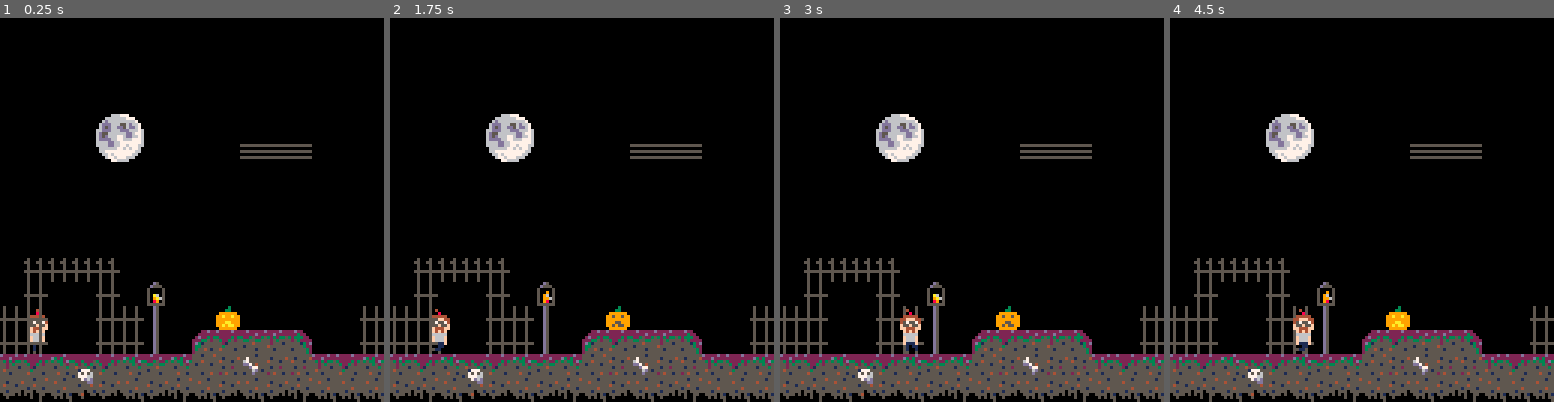
Above: before the commit, frames 1-4 (left to right).
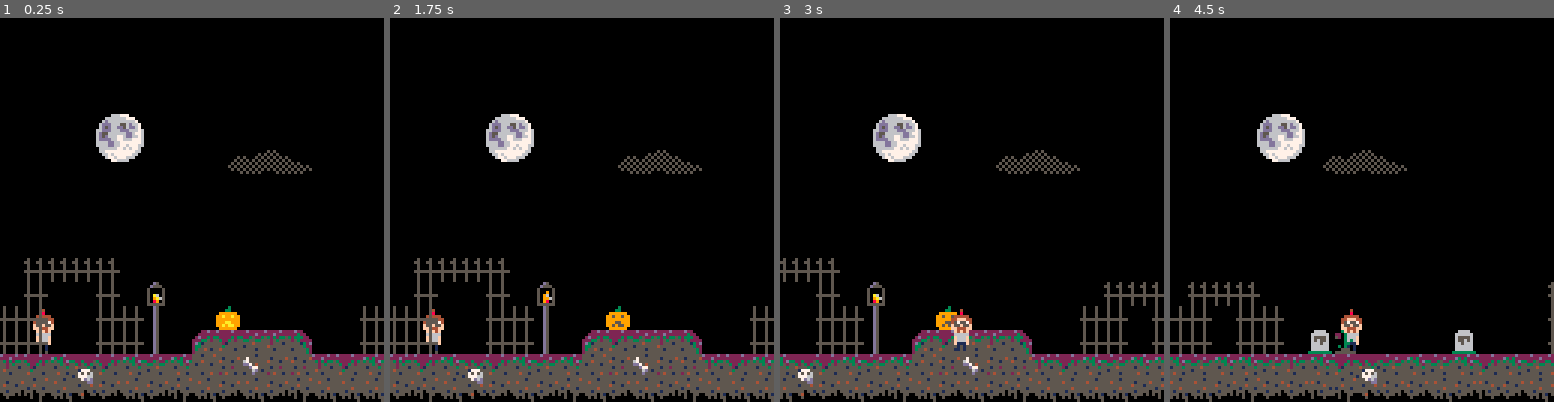
Above: after the commit, the same moments.

Repository: kallanreed/pico8_games
Game: PICO-8 cartridge grave.p8
Same seed, same stepped clock (60 frames per second), same inputs: the game is played once before the commit and once after it.
Inputs:
- Up to frame 1 (0.25 s): no input
- Up to frame 2 (1.75 s): tap X (X key) at 0.33, 1.07 s; hold Right from 1.6 s (still down)
- Up to frame 3 (3 s): tap X (X key) at 1.85, 2.97 s; release Right at 2.1 s; hold Up 2.15-2.42 s; hold Right from 2.47 s (still down)
- Up to frame 4 (4.5 s): release Right at 3.03 s; hold Left 3.08-3.58 s; hold Down 3.63-3.97 s; hold Right from 4.02 s (still down); tap X (X key) at 4.08 s

The runs differ from the first frame. In frame 1, 1.1% of the frame differs, in the area x 7-82%, y 32-88%; in frame 2, 1.1%; in frame 3, 13%; in frame 4, 13%, in the area x 0-100%, y 25-100%.

Commit message:
Moving to better physics, parallax

Diff:
--- a/grave.p8
+++ b/grave.p8
@@ -76,54 +76,76 @@
   w=8,
   h=16,
   x=10,
-  y=56,
+  y=96,
+  flp=f,
   dx=0,
   dy=0,
  }
 
  drawable={}
  add(drawable, fixed(37,32,32,2,2,.98))
- add(drawable, fixed(40,80,40,1,1,.8))
- add(drawable, fixed(40,88,40,1,1,.8))
- add(drawable, fixed(40,96,40,1,1,.8))
+
+ add(drawable, fixed(40,74,44,1,1,.8))
+ add(drawable, fixed(41,80,44,1,1,.8))
+ add(drawable, fixed(42,88,44,1,1,.8))
+ add(drawable, fixed(43,96,44,1,1,.8))
+
  add(drawable, blink(6,11,.20))
  add(drawable, blink(9,12))
 
  cam_x=0
-end
-
-function _update()
+ map_min=0
+end
+-->8
+-- update
+
+function player_update()
+ if(btn(⬅️)) then
+  plr.dx-=.1;
+ elseif(btn(➡️)) then
+  plr.dx+=.1;
+ end
+
+ plr.x+=plr.dx;
+ plr.y+=plr.dy;
+
+	if (plr.x<map_min) plr.x=0
+
  --if(btn(⬆️)) then
  -- me.y-=1
  -- me:ani(f)
  --elseif(btn(⬇️)) then
  -- me.y+=1
  -- me:ani(f)
- if(btn(⬅️)) then
-  me.x-=1
-  me.fx=t
-  me:ani(f)
- elseif(btn(➡️)) then
-  me.x+=1
-  me.fx=f
-  me:ani(f)
- elseif(btnp(❎)) then
-  sfx(9)
- else
-  me:ani(t)
- end
-
- cam_x=me.x-56
- if (cam_x < 0) cam_x=0
-end
-…(4 lines of a section not shown)…
--->8
--- update
+ --if(btn(⬅️)) then
+ -- me.x-=1
+ -- me.fx=t
+ -- me:ani(f)
+ --elseif(btn(➡️)) then
+ -- me.x+=1
+ -- me.fx=f
+ -- me:ani(f)
+ --elseif(btnp(❎)) then
+ -- sfx(9)
+ --else
+ -- me:ani(t)
+ --end
+end
+
+function _update()
+
+	player_update();
+
+
+ cam_x=plr.x-56
+ if (cam_x < map_min) cam_x=0
+end
 -->8
 -- draw
+
+function draw_player()
+	spr(plr.sp,plr.x,plr.y,plr.w/8,plr.h/8,plr.flp)
+end
 
 -- drawable dispatch
 function draw_one(d)
@@ -137,9 +159,10 @@
 	map(0,0,0,0,128,32,0)
 
 	foreach(drawable, draw_one)
-
-	spr(me:frame(),me.x,me.y,1,2,me.fx,f);
-
+	draw_player()
+
+
+	-- draw foreground
 	map(0,0,0,0,128,32,2)
 end
 __gfx__
@@ -159,14 +182,14 @@
 00000000000101000001011000001100000000000000000000000000000000000000000000000000000000000000000000000000000000000000000000000000
 00000000000101000001001000511000000000000000000000000000000000000000000000000000000000000000000000000000000000000000000000000000
 00000000000505000005005000005000000000000000000000000000000000000000000000000000000000000000000000000000000000000000000000000000
-00777700000300000066660000003000000030000000066677700000000d50000000000000000000000000000000000000000000000000000000000000000000
-07777770022030000666666000033000000330000006666666777000000d50000000000000000000000000000000000000000000000000000000000000000000
-0777757005203000065555600999999009999990006d666666666700000d50005555555500000000000000000000000000000000000000000000000000000000
-07577777000030300656556099a99a999959959906ddd666556d6670000d50000000000000000000000000000000000000000000000000000000000000000000
-077757770000330006665660999999999999999906d5d66dd56dd670000d50005555555500000000000000000000000000000000000000000000000000000000
-077757770030300006666660999aa9999995599966ddd666ddd66676000d50000000000000000000000000000000000000000000000000000000000000000000
-07777777000555000666666099a9aa99995955996d55666666dd6776000d50005555555500000000000000000000000000000000000000000000000000000000
-07707707055555503333333309999990099999906d5d666776dd6676000d50000000000000000000000000000000000000000000000000000000000000000000
+00777700000300000066660000003000000030000000066677700000000d50000000000000000000050500000000000000000000000000000000000000000000
+07777770022030000666666000033000000330000006666666777000000d50000000000000000050505050000000000000000000000000000000000000000000
+0777757005203000065555600999999009999990006d666666666700000d50000000050505000505050505050000000000000000000000000000000000000000
+07577777000030300656556099a99a999959959906ddd666556d6670000d50000000505050505050505050505000000000000000000000000000000000000000
+077757770000330006665660999999999999999906d5d66dd56dd670000d50000005050505050505050505050505000000000000000000000000000000000000
+077757770030300006666660999aa9999995599966ddd666ddd66676000d50000050505050505050505050505050505000000000000000000000000000000000
+07777777000555000666666099a9aa99995955996d55666666dd6776000d50000005050505050505050505050505050500000000000000000000000000000000
+07707707055555503333333309999990099999906d5d666776dd6676000d50000000000050505050000050505050500000000000000000000000000000000000
 000000000000300000666600000d5000000d50006dddd66776667776000d50000000000000000000000000000000000000000000000000000000000000000000
 00000000000302200666666000d5550000d555006666dd6677777776000d50000000000000000000000000000000000000000000000000000000000000000000
 00000000000302500655556005000050050000506666dd6677677766000d50000000000000000000000000000000000000000000000000000000000000000000
